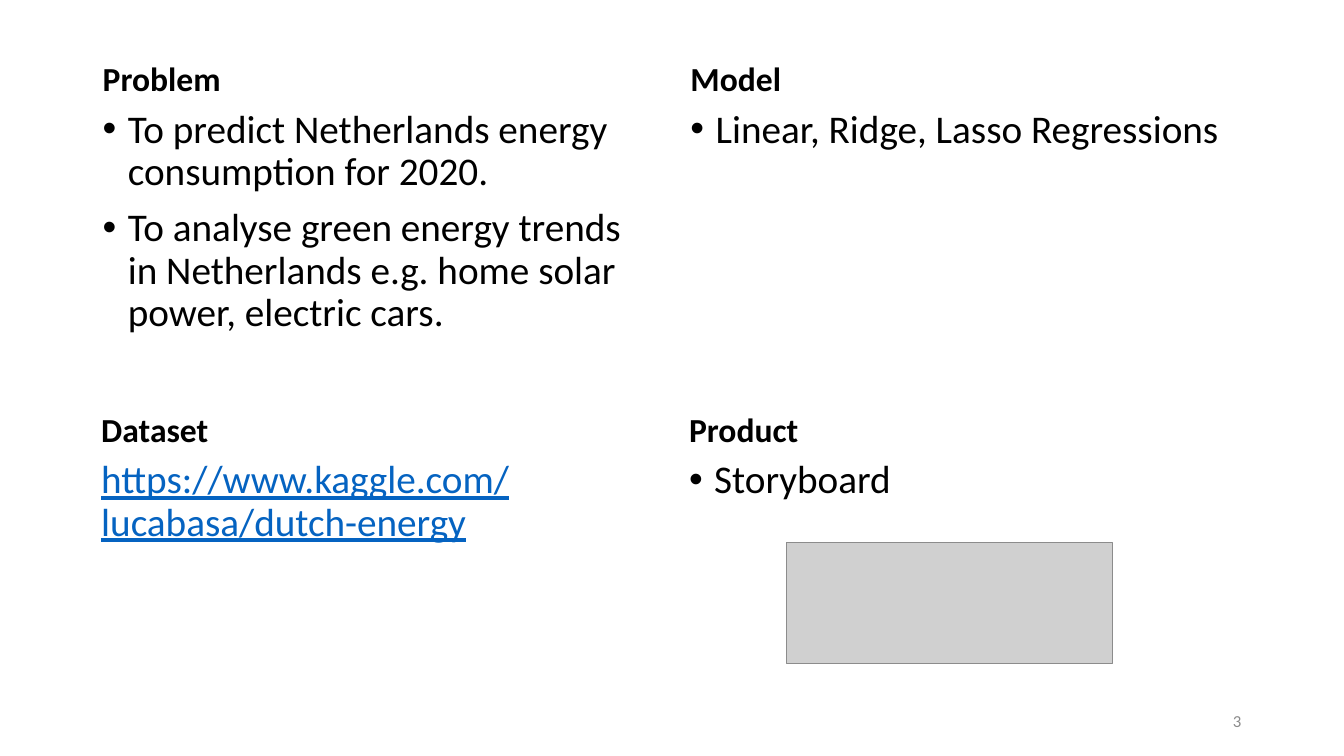
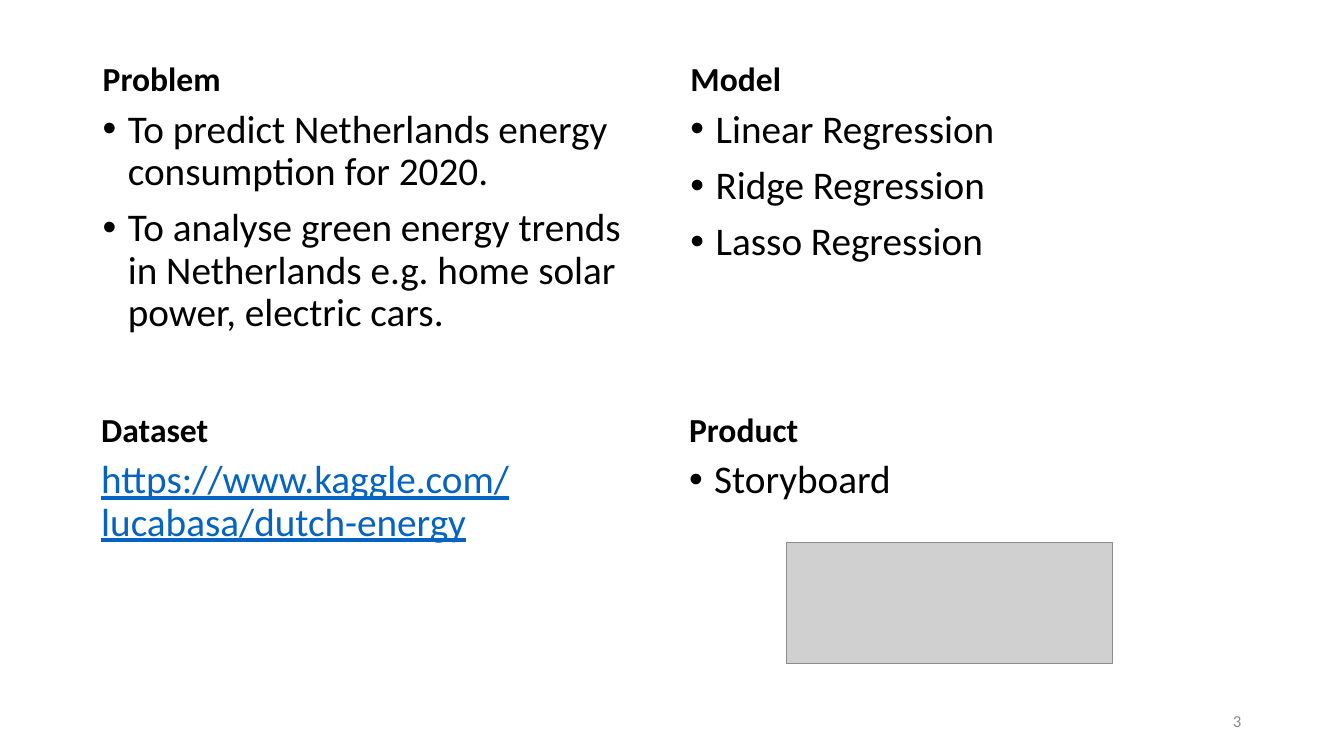
Before and after one commit to cheekeet86/project-capstone, a slide deck: slide 3 of documents/part-01.pptx. Drawn at 1344x756 pixels with LibreOffice and Linux fonts; fonts in the diff are those of the drawing; grey boxes stand for pictures. Boxes give left, top, right and bottom in pixels: in the first picture for what was removed or moved away, otherwise in the second. Text is boxed around its words. In the diff, an @@ line names an element or a change of style, - is before the commit and + after.

```diff
--- a/documents/part-01.pptx
+++ b/documents/part-01.pptx
@@ text at [716, 116, 994, 262]: text changed @@
-• Linear, Ridge, Lasso Regressions
+• Linear Regression
+• Ridge Regression
+• Lasso Regression
```
